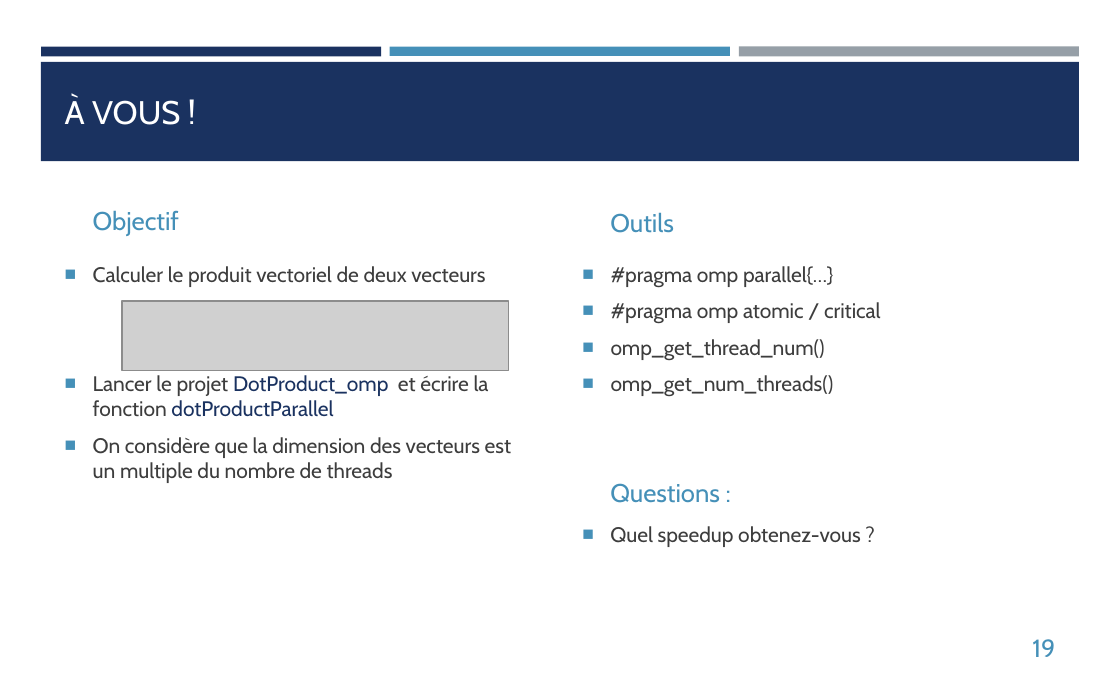
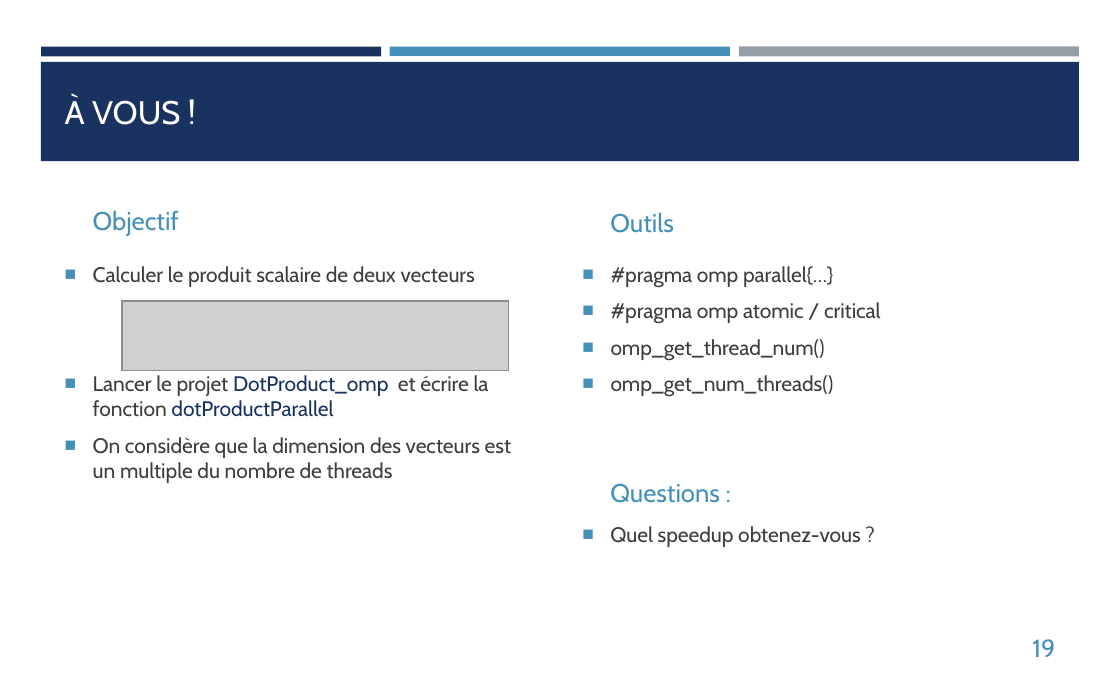
Before and after one commit to franckginguene/hpc_formation_scalian, a slide deck: slide 19 of Diapos/HPC_OpenMP.pptx. Drawn at 1120x700 pixels with LibreOffice and Linux fonts; fonts in the diff are those of the drawing; grey boxes stand for pictures. Boxes give left, top, right and bottom in pixels: in the first picture for what was removed or moved away, otherwise in the second. Text is boxed around its words. In the diff, an @@ line names an element or a change of style, - is before the commit and + after.

```diff
--- a/Diapos/HPC_OpenMP.pptx
+++ b/Diapos/HPC_OpenMP.pptx
@@ text at (x1=93, y1=266, x2=475, y2=287): text changed @@
-■ Calculer le produit vectoriel de deux vecteurs
+■ Calculer le produit scalaire de deux vecteurs
```
Also in this commit, not shown: 1 other slide changed, 1 other file.
